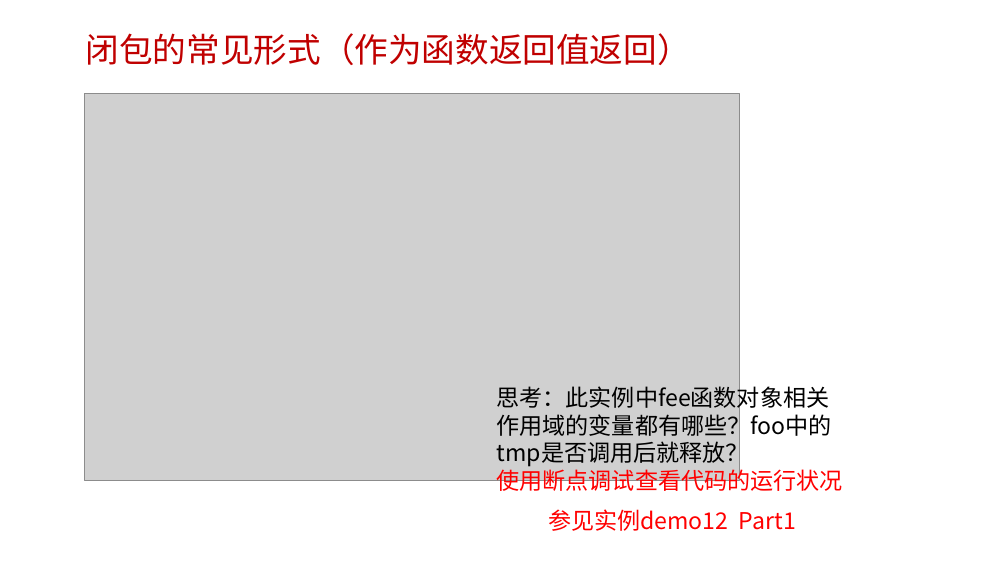
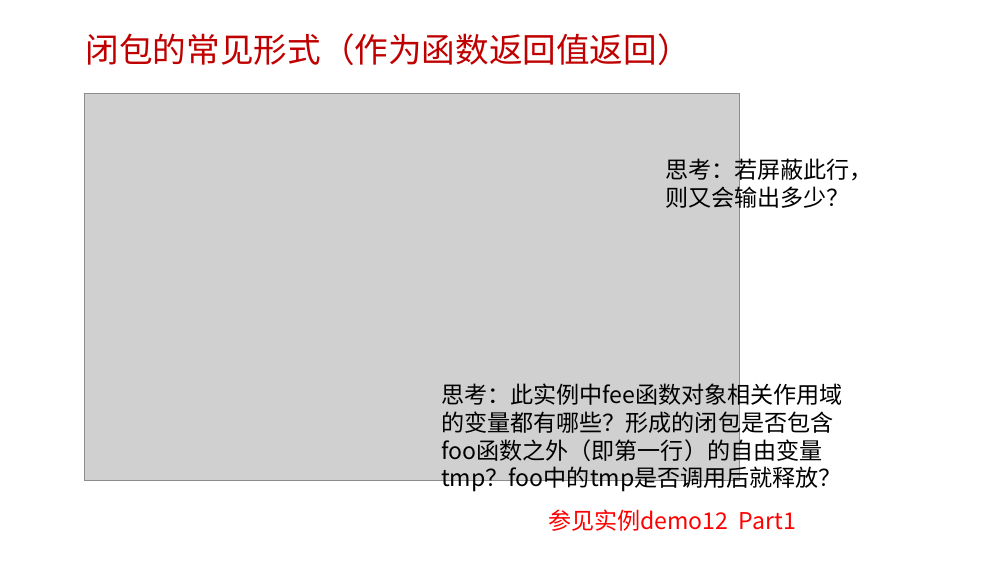
Before and after one commit to edu2act/course-javascript-advanced, a slide deck: slide 7 of 课程PPT/12.JS闭包.pptx. Drawn at 1008x567 pixels with LibreOffice and Linux fonts; fonts in the diff are those of the drawing; grey boxes stand for pictures; background and template pictures are left out. Boxes give left, top, right and bottom in pixels: in the first picture for what was removed or moved away, otherwise in the second. Text is boxed around its words. In the diff, an @@ line names an element or a change of style, - is before the commit and + after.

```diff
--- a/课程PPT/12.JS闭包.pptx
+++ b/课程PPT/12.JS闭包.pptx
@@ text added at (665,155,873,211), 22 pt, text #000000 @@
+思考：若屏蔽此行，则又会输出多少？
@@ text at (441,380,843,492): text changed @@
-思考：此实例中fee函数对象相关作用域的变量都有哪些？foo中的tmp是否调用后就释放？
-使用断点调试查看代码的运行状况
+思考：此实例中fee函数对象相关作用域的变量都有哪些？形成的闭包是否包含foo函数之外（即第一行）的自由变量tmp？foo中的tmp是否调用后就释放？
```
Also in this commit, not shown: 2 other files.
